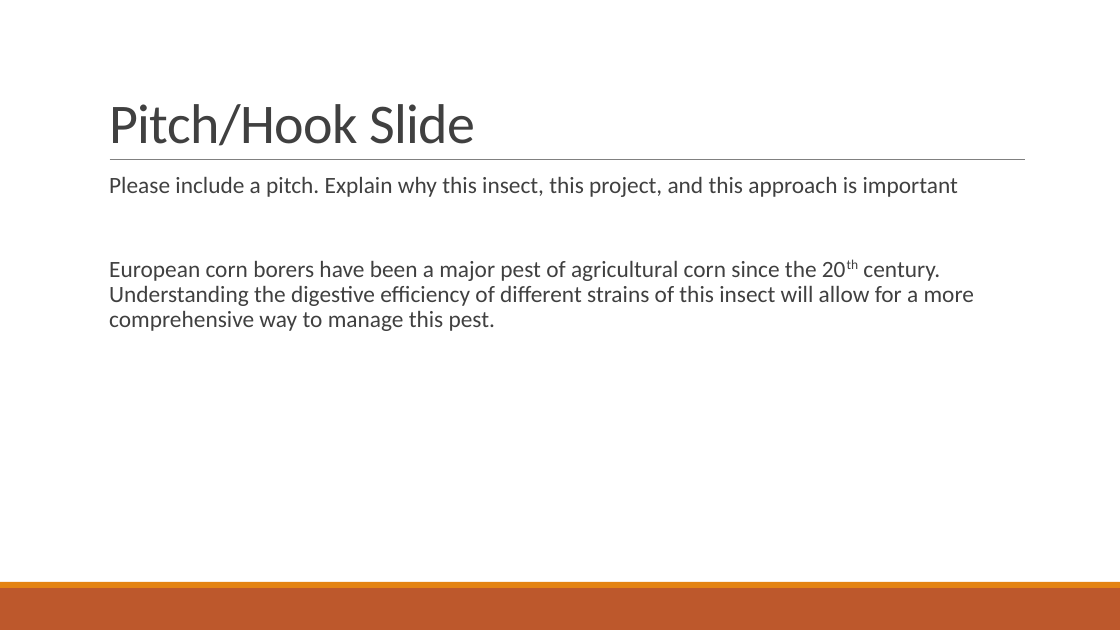
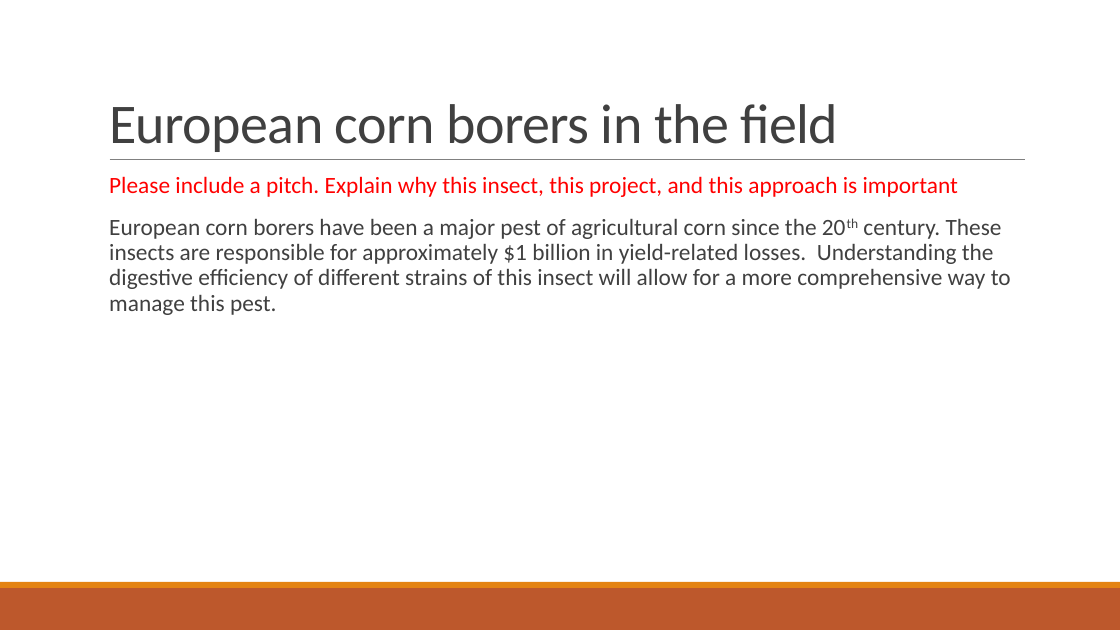
Before and after one commit to jamestbrown5/2018_Undergrad-Summer-Project, a slide deck: slide 2 of Documents/Summer Project Presentation.pptx. Drawn at 1120x630 pixels with LibreOffice and Linux fonts; fonts in the diff are those of the drawing. Boxes give left, top, right and bottom in pixels: in the first picture for what was removed or moved away, otherwise in the second. Text is boxed around its words. In the diff, an @@ line names an element or a change of style, - is before the commit and + after.

Commit message:
20180723 EVL

```diff
--- a/Documents/Summer Project Presentation.pptx
+++ b/Documents/Summer Project Presentation.pptx
@@ title at (109, 104, 838, 152): text changed @@
-Pitch/Hook Slide
+European corn borers in the field
@@ text at (109, 176, 958, 197): text colour #404040 to #FF0000 in "Please include a pitch. Explain why this ..." @@
@@ text at (109, 219, 1011, 315): text changed @@
-  European corn borers have been a major pest of agricultural corn since the 20th century. Understanding the digestive efficiency of different strains of this insect will allow for a more comprehensive way to manage this pest.
+  European corn borers have been a major pest of agricultural corn since the 20th century. These insects are responsible for approximately $1 billion in yield-related losses. Understanding the digestive efficiency of different strains of this insect will allow for a more comprehensive way to manage this pest.
```
Also in this commit, not shown: 8 other slides changed.
